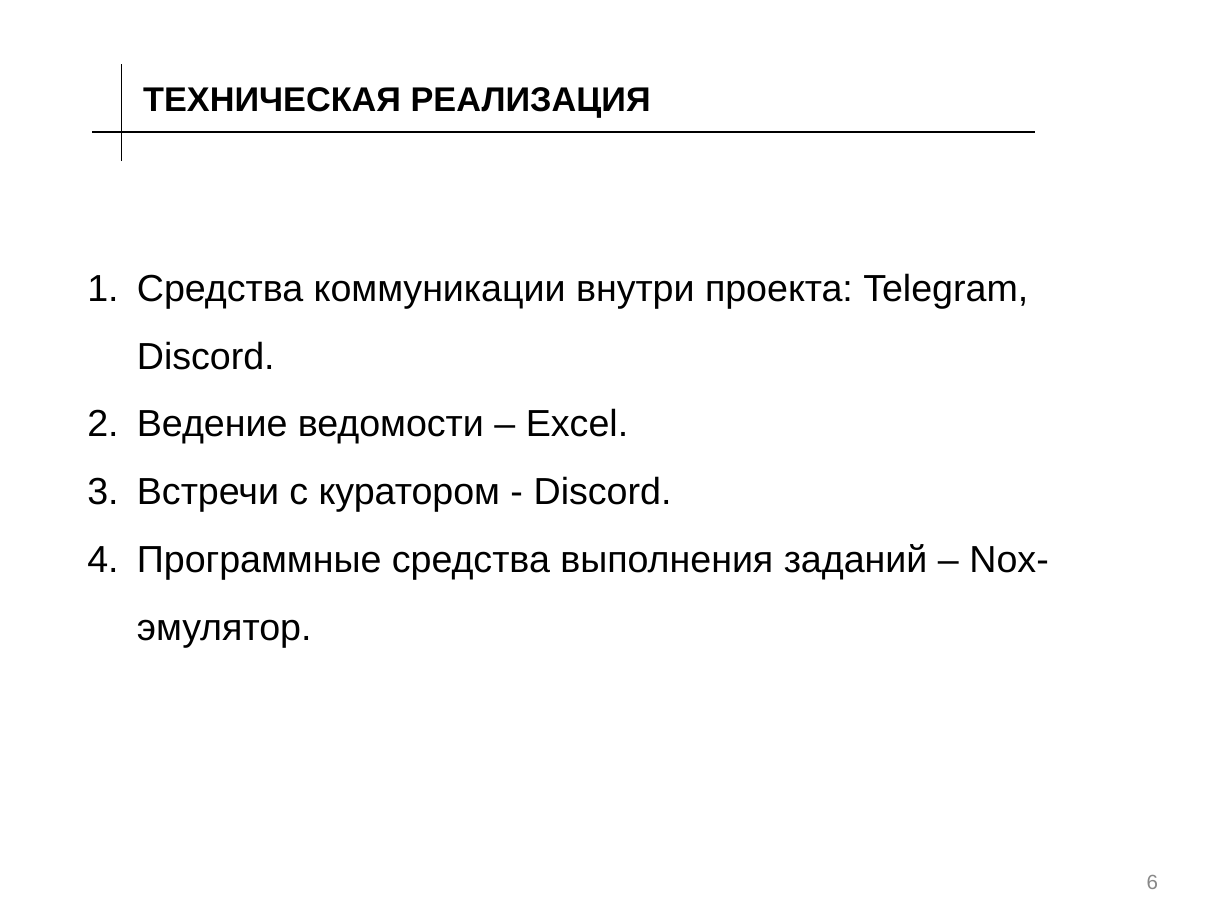
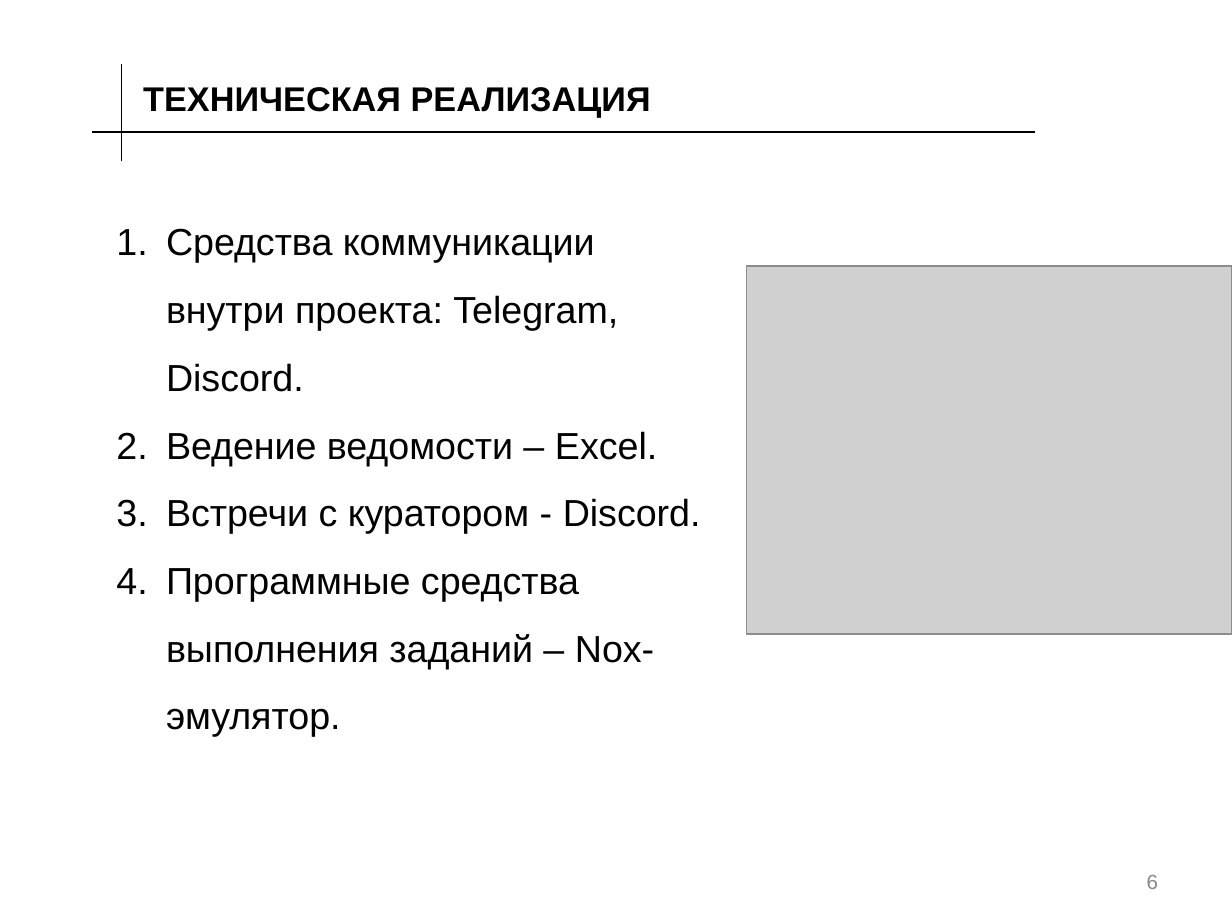
Before and after one commit to vladimirmiloradov/mospolytech-sdo-testing, a slide deck: slide 6 of Презентация.pptx. Drawn at 1232x924 pixels with LibreOffice and Linux fonts; fonts in the diff are those of the drawing; grey boxes stand for pictures; background and template pictures are left out. Boxes give left, top, right and bottom in pixels: in the first picture for what was removed or moved away, otherwise in the second. Text is boxed around its words. In the diff, an @@ line names an element or a change of style, - is before the commit and + after.

```diff
--- a/Презентация.pptx
+++ b/Презентация.pptx
@@ text "Средства коммуникации внутри проекта: Telegram, ..." rewrapped from box(137, 273, 1048, 647) to box(166, 228, 701, 737) @@
@@ picture added at box(747, 266, 1232, 634) @@
```
Also in this commit, not shown: 8 other slides changed.
